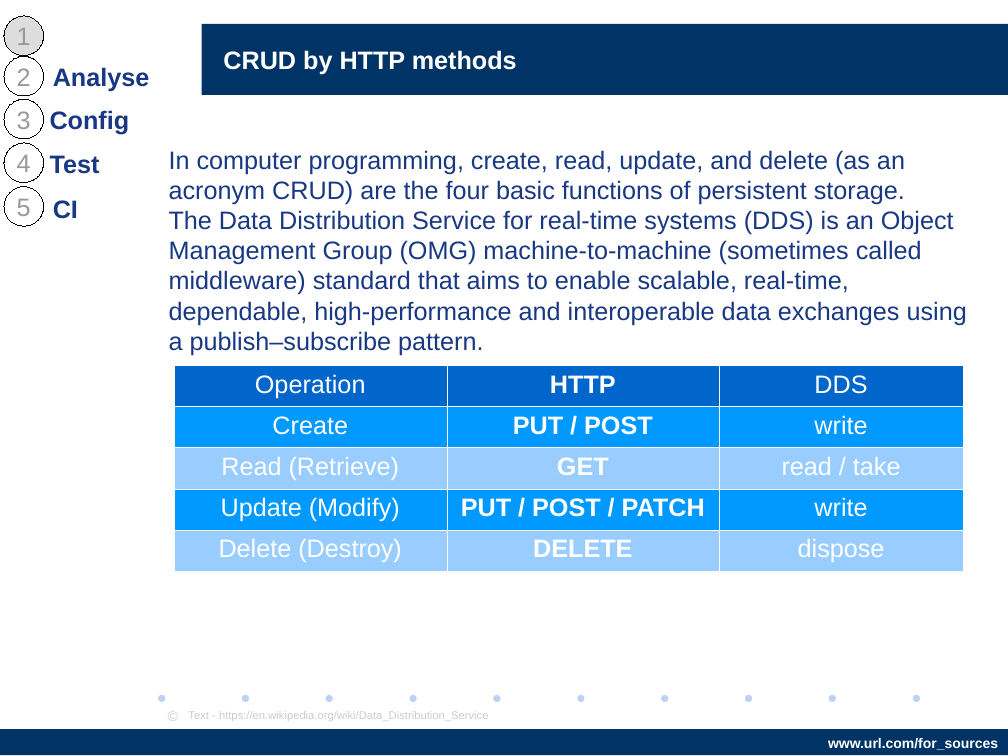
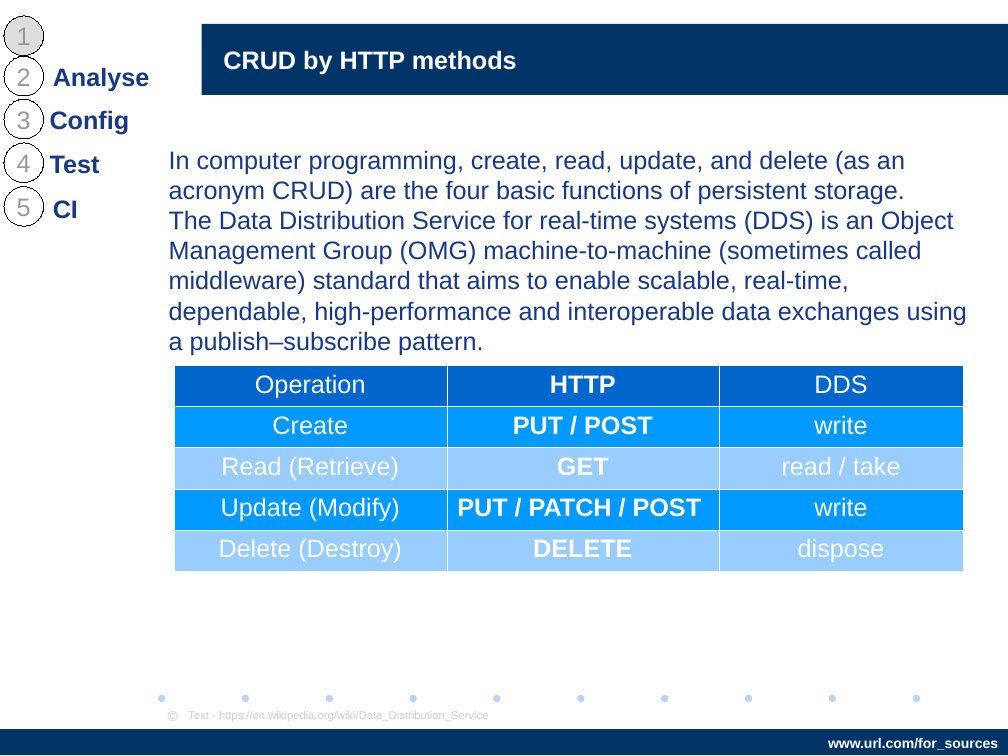
Before and after one commit to AndriiStepura/letslearnapitesting, a slide deck: slide 7 of StartTestingApiWithPostman.odp. Drawn at 1008x756 pixels with LibreOffice and Linux fonts; fonts in the diff are those of the drawing; background and template pictures are left out. Boxes give left, top, right and bottom in pixels: in the first picture for what was removed or moved away, otherwise in the second. Text is boxed around its words. In the diff, an @@ line names an element or a change of style, - is before the commit and + after.

```diff
--- a/StartTestingApiWithPostman.odp
+++ b/StartTestingApiWithPostman.odp
@@ table at (174, 365, 963, 571) @@
-row 4, column 2: PUT / POST / PATCH
+row 4, column 2: PUT / PATCH / POST
```
Also in this commit, not shown: 4 other slides changed.
